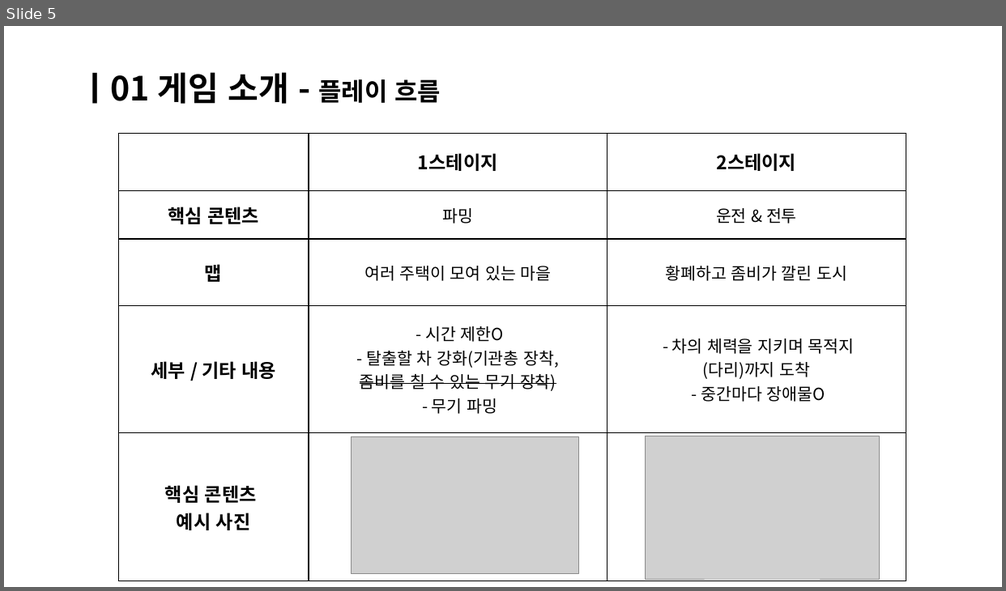
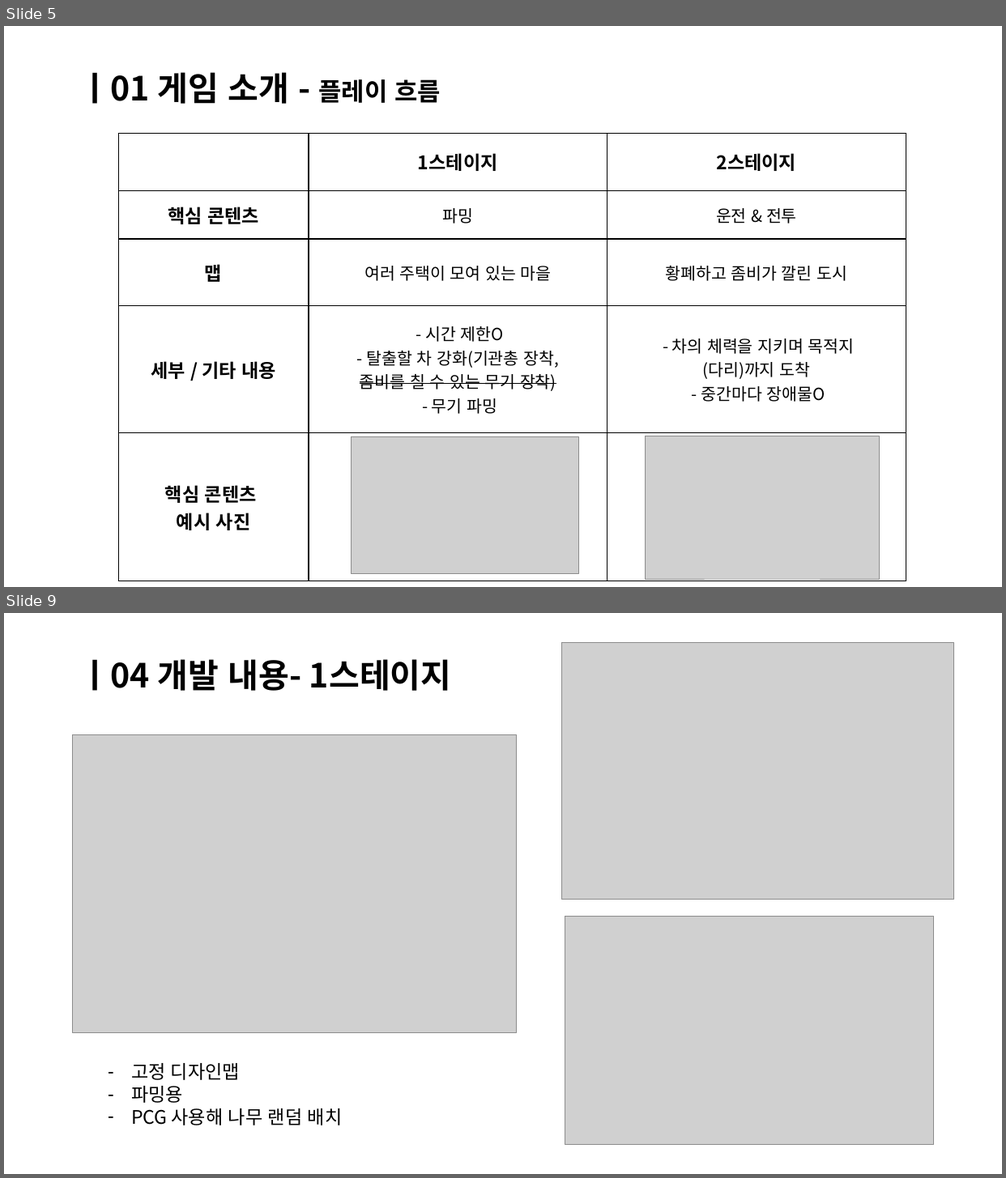
Before and after one commit to Bae-JuHwan/Meeting_Minutes, a slide deck: 제출용/감염_죽음의 도시_중간발표.pptx. Shown one above the other, each under a label of ours: slide 5 before the commit, slides 5 and 9 after it; the slides between them are not shown. The pictures are 1006x591 and 1006x1178 pixels, drawn with LibreOffice and Linux fonts; fonts in the diff are those of the drawing; grey boxes stand for pictures. Boxes give left, top, right and bottom in pixels: in the first picture for what was removed or moved away, otherwise in the second. Text is boxed around its words. In the diff, an @@ line names an element or a change of style, - is before the commit and + after.

Commit message:
서버 내용 추가

```diff
--- a/제출용/감염_죽음의 도시_중간발표.pptx
+++ b/제출용/감염_죽음의 도시_중간발표.pptx
@@ slide 9 added at [4,613,1002,1174], background #FFFFFF @@
@@ title added at [80,659,451,691], 32 pt, text #000000, bold @@
+ㅣ04 개발 내용- 1스테이지
@@ picture added at [562,643,954,899] @@
@@ picture added at [73,735,517,1033] @@
@@ picture added at [565,917,934,1144] @@
@@ text added at [131,1063,343,1126], 18 pt, text #000000 @@
+– 고정 디자인맵
+– 파밍용
+– PCG 사용해 나무 랜덤 배치
```
Also in this commit, not shown: 3 slides changed, 8 other slides added, 4 slides removed, 2 other files.
